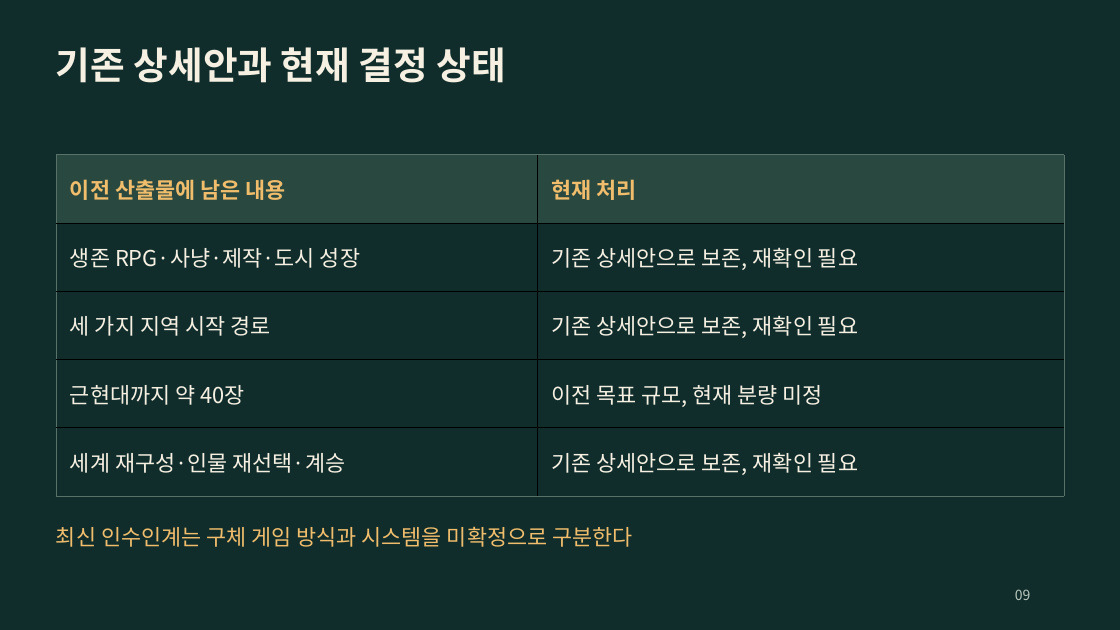
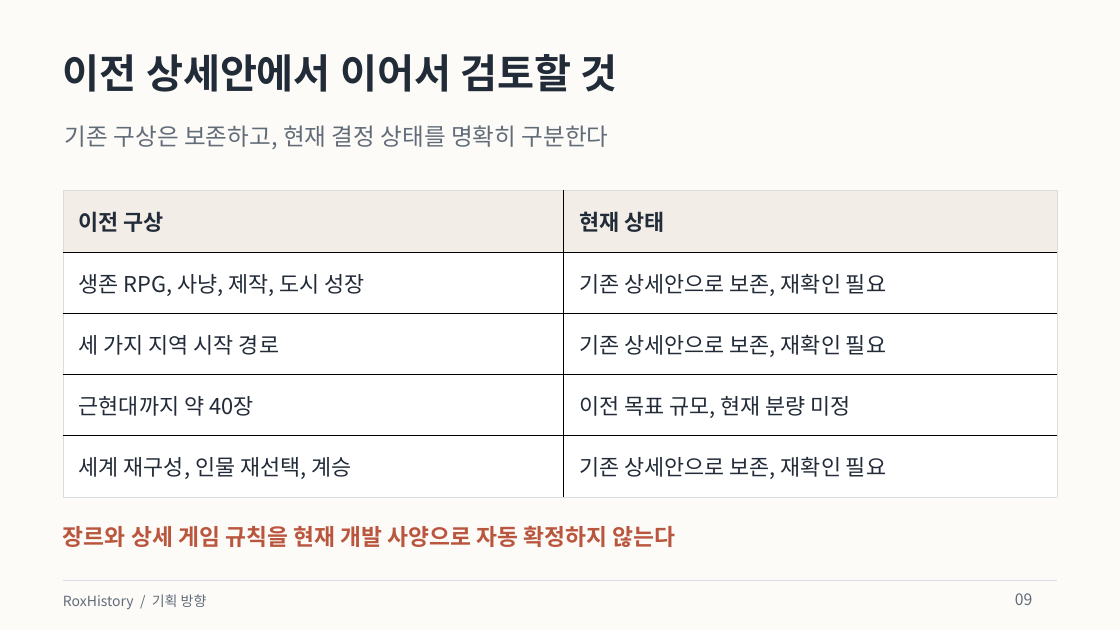
Before and after one commit to byungho-cho/roxhistory, a slide deck: slide 9 of presentations/RoxHistory_Overview_v0.1-handover.pptx. Drawn at 1120x630 pixels with LibreOffice and Linux fonts; fonts in the diff are those of the drawing. Boxes give left, top, right and bottom in pixels: in the first picture for what was removed or moved away, otherwise in the second. Text is boxed around its words. In the diff, an @@ line names an element or a change of style, - is before the commit and + after.

Commit message:
design: refresh presentations with a light editorial style and concise copy

```diff
--- a/presentations/RoxHistory_Overview_v0.1-handover.pptx
+++ b/presentations/RoxHistory_Overview_v0.1-handover.pptx
@@ background #112D2B to #FCFBF8 @@
@@ text added at bbox=[63, 54, 617, 92], 34.5 pt, text #222B38, bold @@
+이전 상세안에서 이어서 검토할 것
@@ text at bbox=[65, 125, 609, 149]: text changed; size 32.2 to 20.2 pt; text colour #F6F0E3 to #626C79; bold off @@
-기존 상세안과 현재 결정 상태
+기존 구상은 보존하고, 현재 결정 상태를 명확히 구분한다
@@ table at bbox=[63, 191, 1058, 497] @@
-row 1, column 1: 이전 산출물에 남은 내용
+row 1, column 1: 이전 구상
-row 1, column 2: 현재 처리
+row 1, column 2: 현재 상태
-row 2, column 1: 생존 RPG·사냥·제작·도시 성장
+row 2, column 1: 생존 RPG, 사냥, 제작, 도시 성장
-row 5, column 1: 세계 재구성·인물 재선택·계승
+row 5, column 1: 세계 재구성, 인물 재선택, 계승
@@ fill #29483F to #F2EEE7 in row 1 @@
@@ fill #112D2B to #FFFFFF in 8 cells @@
@@ text colour #F6F0E3 to #222B38 in "기존 상세안으로 보존, 재확인 필요", "세 가지 지역 시작 경로", "기존 상세안으로 보존, 재확인 필요", "근현대까지 약 40장" and 2 more places @@
@@ borders changed @@
@@ table: place and size @@
-table at bbox=[56, 155, 1065, 496]
+table at bbox=[63, 191, 1058, 497]
@@ text added at bbox=[63, 525, 676, 547], 19.5 pt, text #BA563E, bold @@
+장르와 상세 게임 규칙을 현재 개발 사양으로 자동 확정하지 않는다
@@ text at bbox=[63, 594, 207, 609]: text changed; size 18.8 to 12 pt; text colour #F0BD6C to #626C79 @@
-최신 인수인계는 구체 게임 방식과 시스템을 미확정으로 구분한다
+RoxHistory / 기획 방향
@@ rectangle added at bbox=[63, 581, 1057, 581], fill #D9DCE1 @@
@@ text "09" at bbox=[1015, 593, 1032, 605]: size 12 to 13.5 pt, text colour #B9C9BF to #626C79 @@
```
Also in this commit, not shown: 9 other slides changed, 8 other files.
